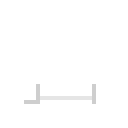
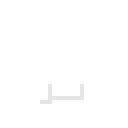
Layered file, before and after one edit (128 x 128). Changes by layer:
painted on "Layer 3" over [24, 84, 96, 104]
